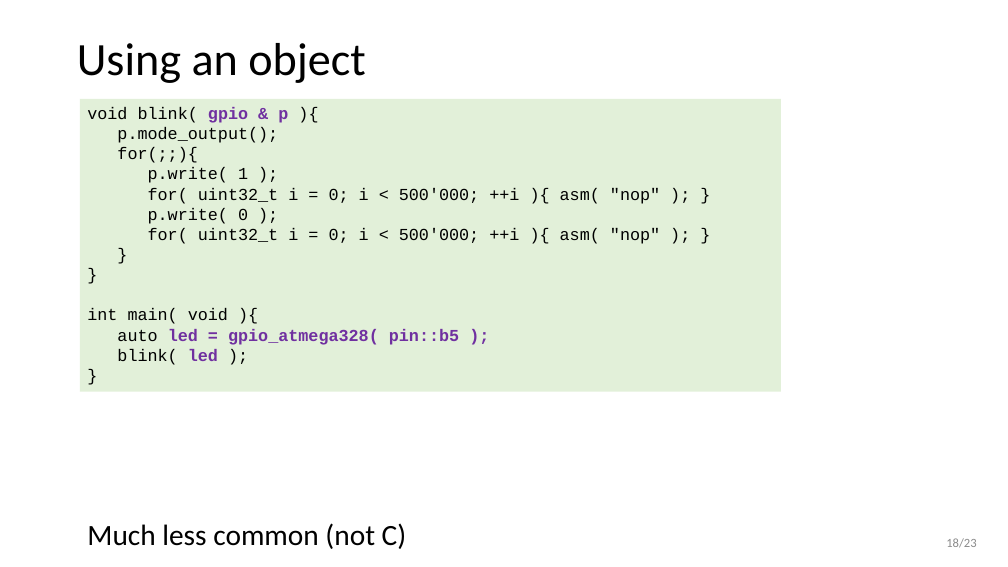
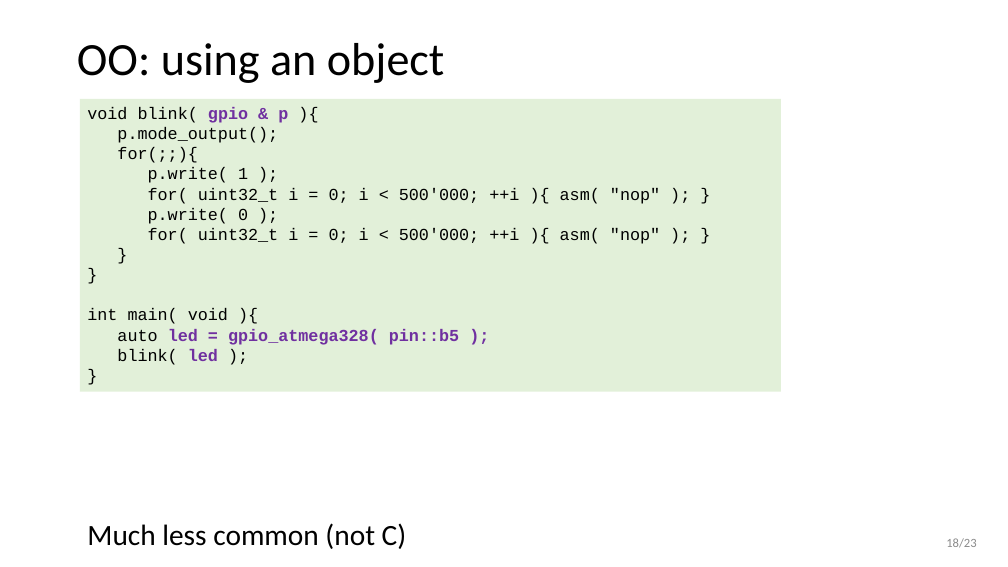
Before and after one commit to wovo/talk-gpio-abstractions, a slide deck: slide 18 of powerpoint/gpio-abstractions.pptx. Drawn at 1008x567 pixels with LibreOffice and Linux fonts; fonts in the diff are those of the drawing. Boxes give left, top, right and bottom in pixels: in the first picture for what was removed or moved away, otherwise in the second. Text is boxed around its words. In the diff, an @@ line names an element or a change of style, - is before the commit and + after.

```diff
--- a/powerpoint/gpio-abstractions.pptx
+++ b/powerpoint/gpio-abstractions.pptx
@@ title at [77,43,445,83]: text changed @@
-Using an object
+OO: using an object
```
Also in this commit, not shown: 3 other slides changed.
